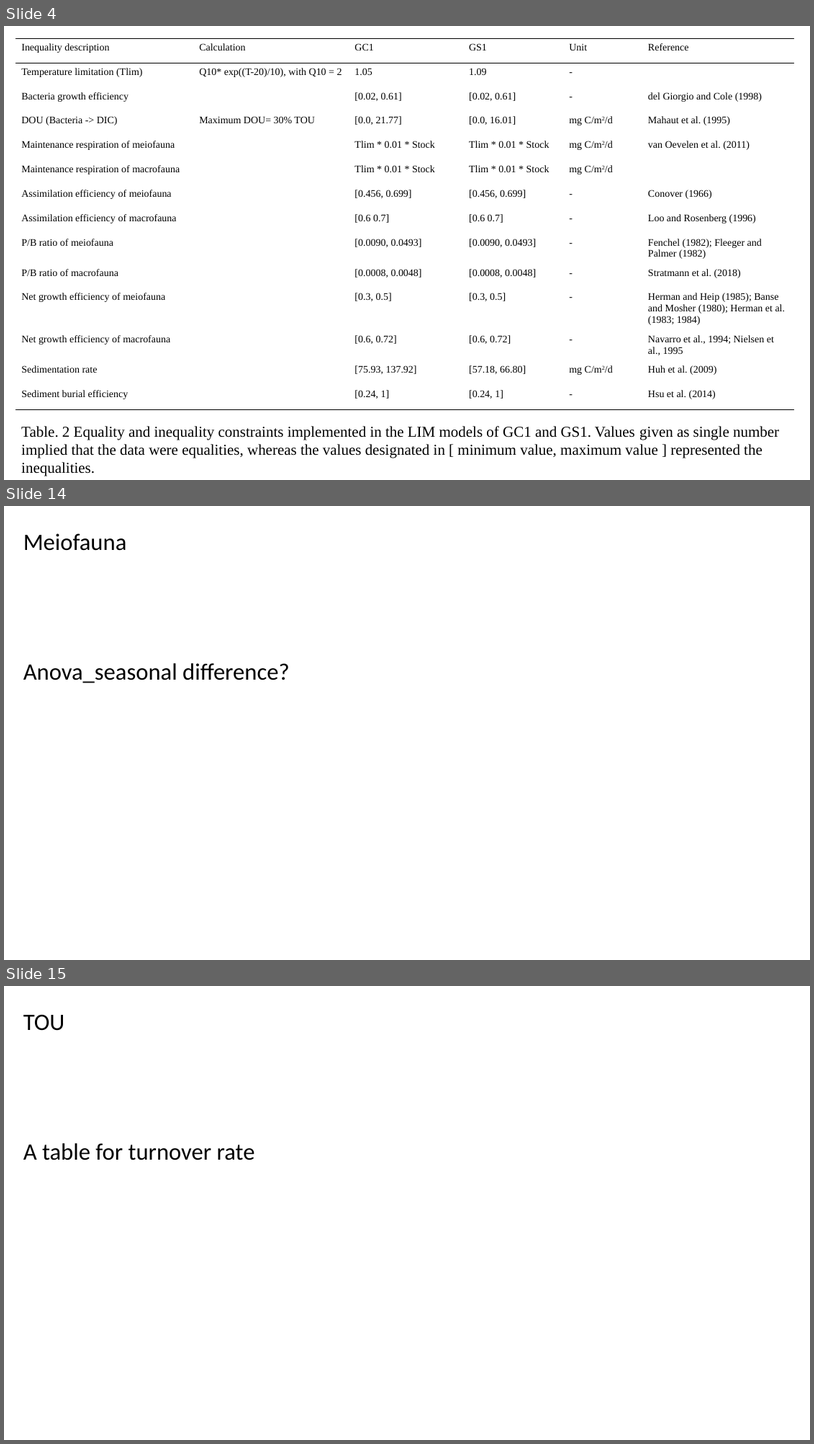
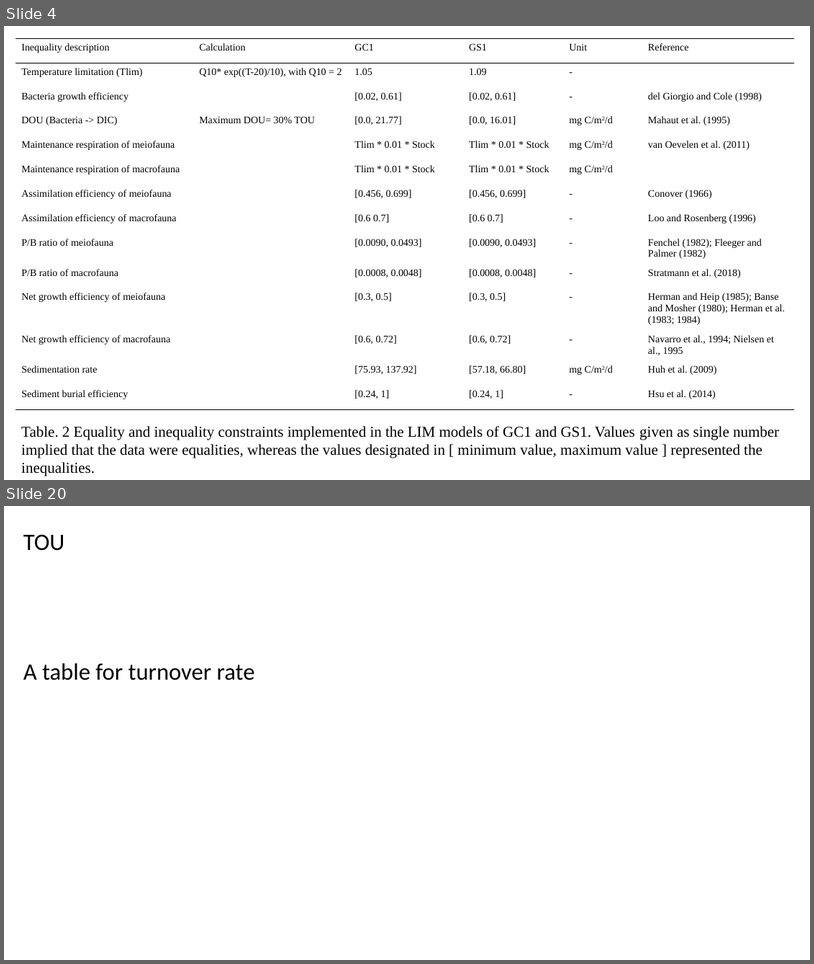
Before and after one commit to chueh1115/GPSC_data, a slide deck: context/thesis_fig.pptx. Shown one above the other, each under a label of ours: slides 4, 14 and 15 before the commit, slides 4 and 20 after it; the slides between them are not shown. The pictures are 814x1444 and 814x964 pixels, drawn with LibreOffice and Linux fonts; fonts in the diff are those of the drawing. Boxes give left, top, right and bottom in pixels: in the first picture for what was removed or moved away, otherwise in the second. Text is boxed around its words. In the diff, an @@ line names an element or a change of style, - is before the commit and + after.

```diff
--- a/context/thesis_fig.pptx
+++ b/context/thesis_fig.pptx
@@ slide 14 removed at (x1=4, y1=506, x2=810, y2=960), background #FFFFFF @@
@@ text removed at (x1=23, y1=533, x2=127, y2=551) @@
-Meiofauna
@@ text removed at (x1=23, y1=663, x2=290, y2=683) @@
-Anova_seasonal difference?
@@ what was slide 15 is now slide 20 @@
```
Also in this commit, not shown: 5 slides changed, 8 slides added, 2 other slides removed, 21 other files.
